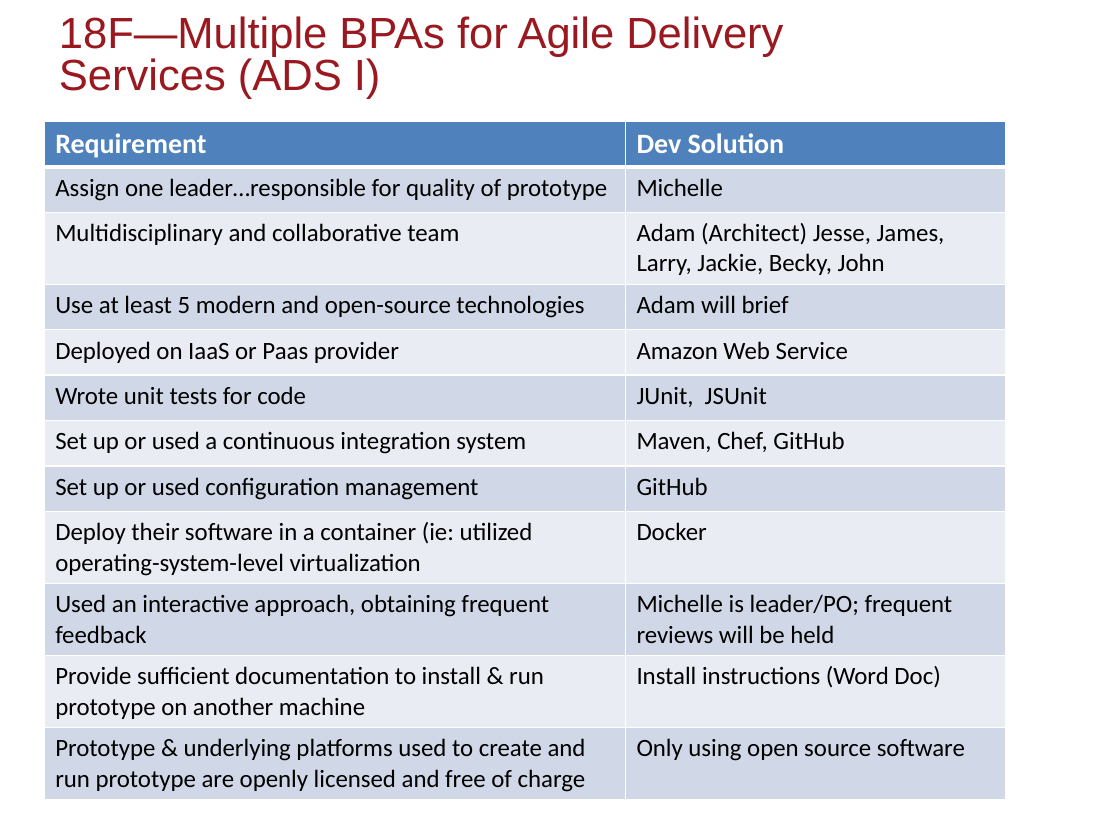
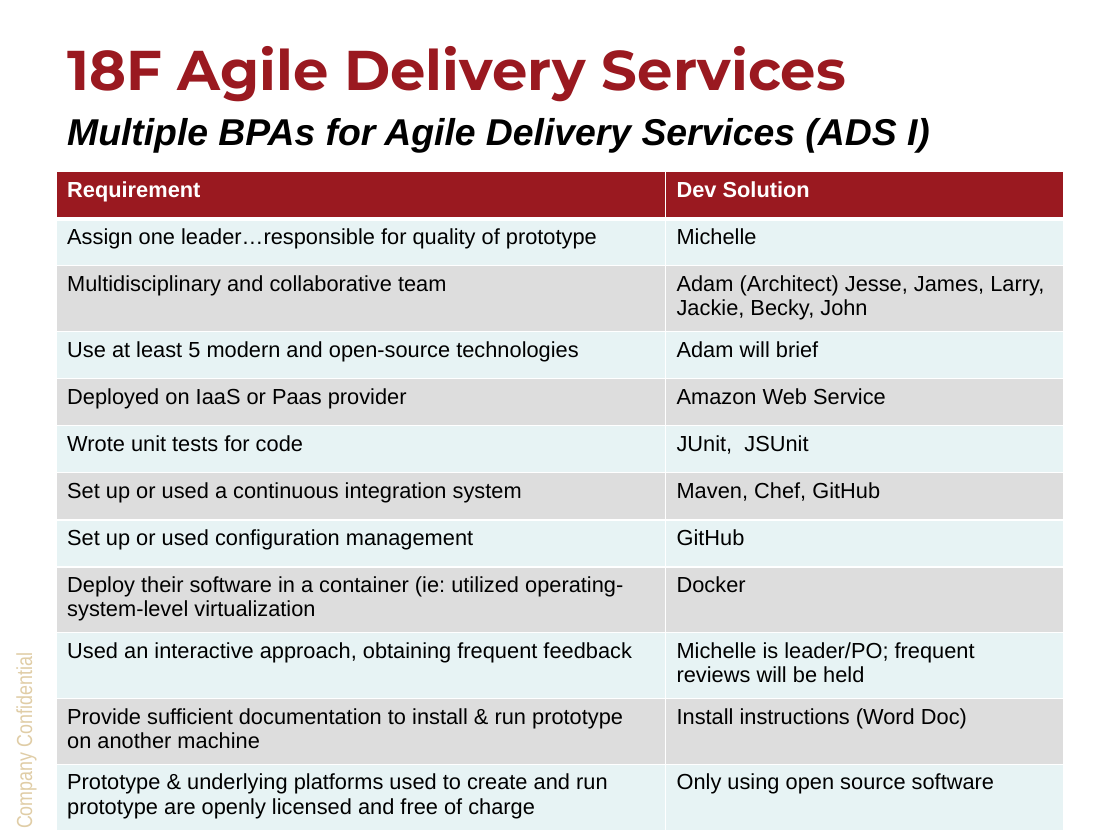
Before and after one commit to DevTechnology/DRIC, a slide deck: slide 4 of Appendix E-Approach Criteria Evidence/criteria A-1 GSA 18F kick off.pptx. Drawn at 1120x840 pixels with LibreOffice and Linux fonts; fonts in the diff are those of the drawing; background and template pictures are left out. Boxes give left, top, right and bottom in pixels: in the first picture for what was removed or moved away, otherwise in the second. Text is boxed around its words. In the diff, an @@ line names an element or a change of style, - is before the commit and + after.

```diff
--- a/Appendix E-Approach Criteria Evidence/criteria A-1 GSA 18F kick off.pptx
+++ b/Appendix E-Approach Criteria Evidence/criteria A-1 GSA 18F kick off.pptx
@@ title added at <box>67,46,846,102</box>, 36 pt, text #9A1920, bold @@
+18F Agile Delivery Services
@@ text at <box>67,118,930,153</box>: text changed; size 28 to 24 pt; text colour #9A1920 to #000000; bold on; italic on @@
-18F—Multiple BPAs for Agile Delivery Services (ADS I)
+Multiple BPAs for Agile Delivery Services (ADS I)
@@ table at <box>56,171,1064,830</box> @@
@@ fill #4F81BD to #9A1920 in row 1 @@
@@ fill #D0D8E8 to #E7F3F4 in 12 cells @@
@@ fill #E9EDF4 to #DDDDDD in 10 cells @@
@@ size 18 to 14 pt in "Requirement", "Dev Solution" @@
@@ font Calibri to Arial, size 16 to 14 pt @@
@@ borders changed @@
@@ table: place and size @@
-table at <box>44,121,1005,796</box>
+table at <box>56,171,1064,830</box>
@@ text added at <box>12,662,37,827</box>, 14 pt, text #E0CDA6 @@
+Company Confidential
@@ page number added at <box>64,803,76,819</box>, 14 pt, text #E0CDA6 @@
+4
```
Also in this commit, not shown: 7 other slides changed.
